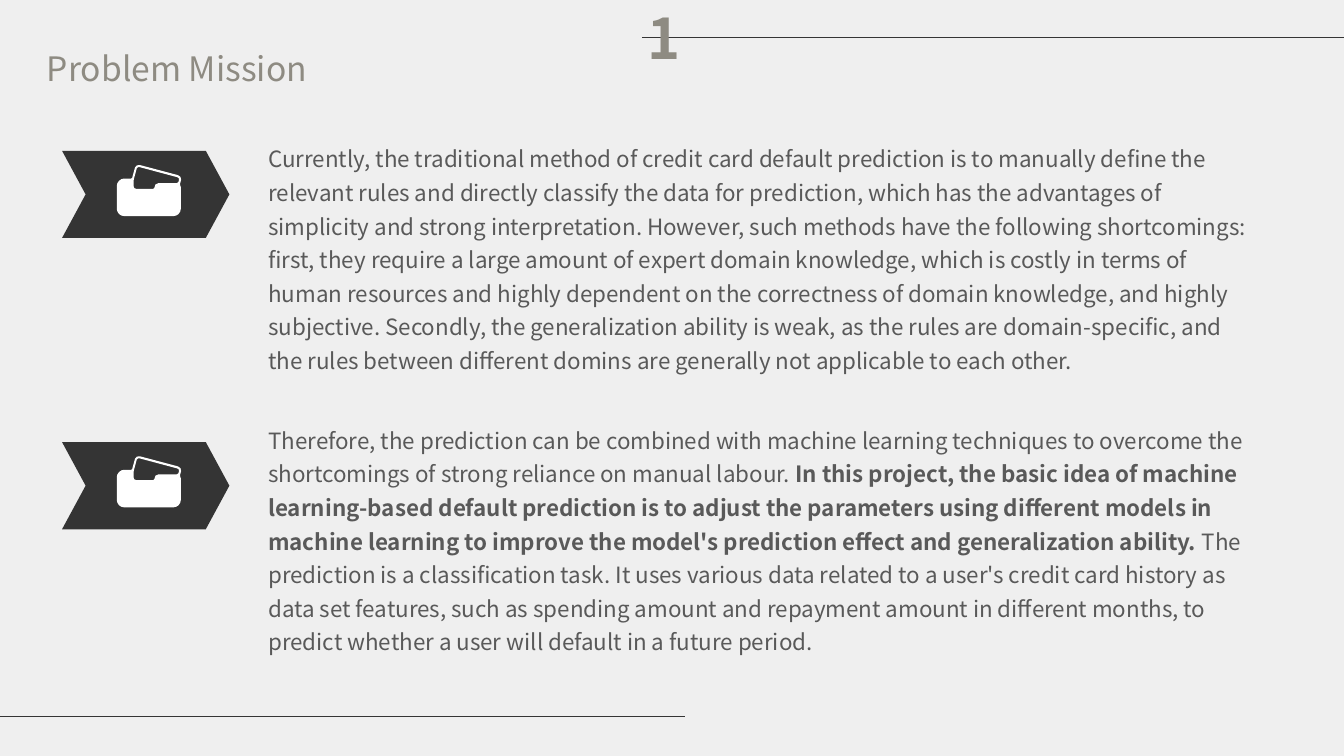
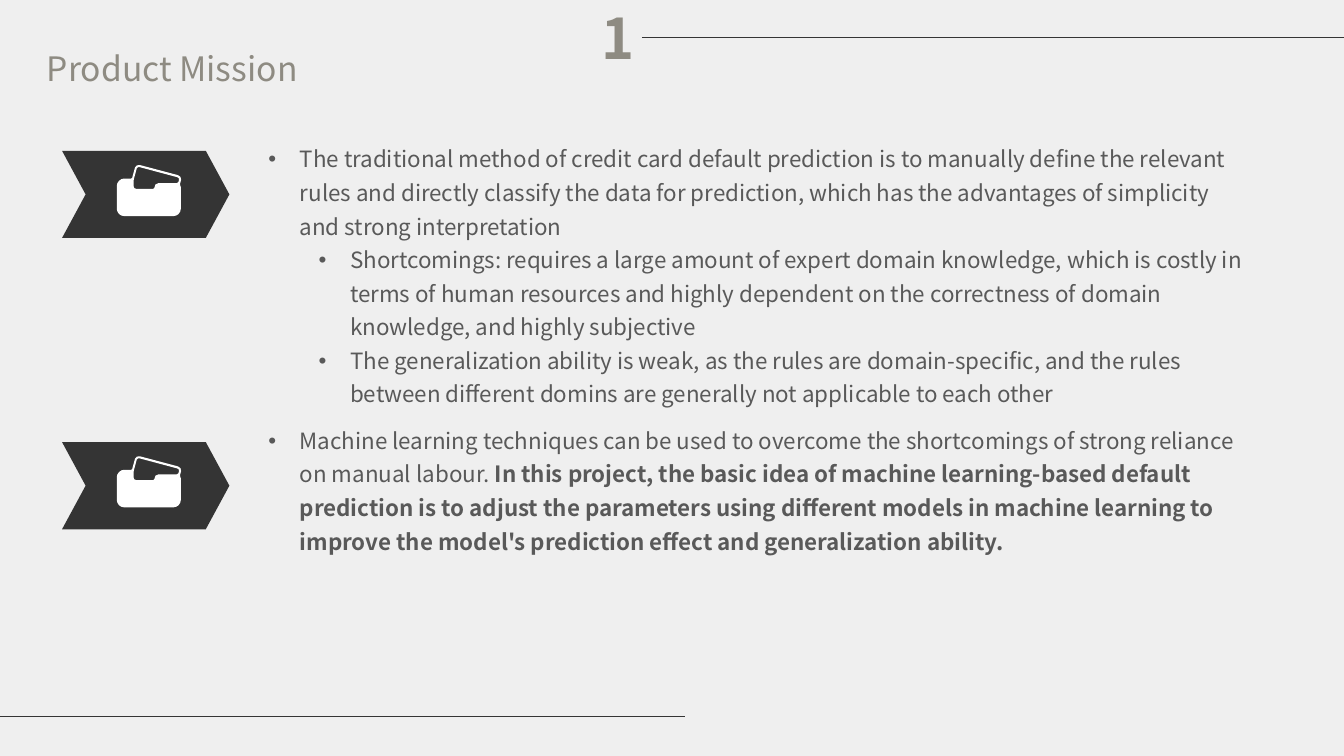
Before and after one commit to licao2998/EC601-A1-04, a slide deck: slide 4 of presentation.pptx. Drawn at 1344x756 pixels with LibreOffice and Linux fonts; fonts in the diff are those of the drawing. Boxes give left, top, right and bottom in pixels: in the first picture for what was removed or moved away, otherwise in the second. Text is boxed around its words. In the diff, an @@ line names an element or a change of style, - is before the commit and + after.

```diff
--- a/presentation.pptx
+++ b/presentation.pptx
@@ text "1": place and size @@
-text "1" at (647, 17, 680, 59)
+text "1" at (601, 17, 634, 59)
@@ text at (47, 54, 297, 82): text changed @@
-Problem Mission
+Product Mission
@@ text at (300, 149, 1242, 408): text changed @@
-Currently, the traditional method of credit card default prediction is to manually define the relevant rules and directly classify the data for prediction, which has the advantages of simplicity and strong interpretation. However, such methods have the following shortcomings: first, they require a large amount of expert domain knowledge, which is costly in terms of human resources and highly dependent on the correctness of domain knowledge, and highly subjective. Secondly, the generalization ability is weak, as the rules are domain-specific, and the rules between different domins are generally not applicable to each other.
+• The traditional method of credit card default prediction is to manually define the relevant rules and directly classify the data for prediction, which has the advantages of simplicity and strong interpretation
+  • Shortcomings: requires a large amount of expert domain knowledge, which is costly in terms of human resources and highly dependent on the correctness of domain knowledge, and highly subjective
+  • The generalization ability is weak, as the rules are domain-specific, and the rules between different domins are generally not applicable to each other
@@ text at (300, 431, 1234, 555): text changed; bold on @@
-Therefore, the prediction can be combined with machine learning techniques to overcome the shortcomings of strong reliance on manual labour. In this project, the basic idea of machine learning-based default prediction is to adjust the parameters using different models in machine learning to improve the model's prediction effect and generalization ability. The prediction is a classification task. It uses various data related to a user's credit card history as data set features, such as spending amount and repayment amount in different months, to predict whether a user will default in a future period.
+• Machine learning techniques can be used to overcome the shortcomings of strong reliance on manual labour. In this project, the basic idea of machine learning-based default prediction is to adjust the parameters using different models in machine learning to improve the model's prediction effect and generalization ability.
```
Also in this commit, not shown: 7 other slides changed.
